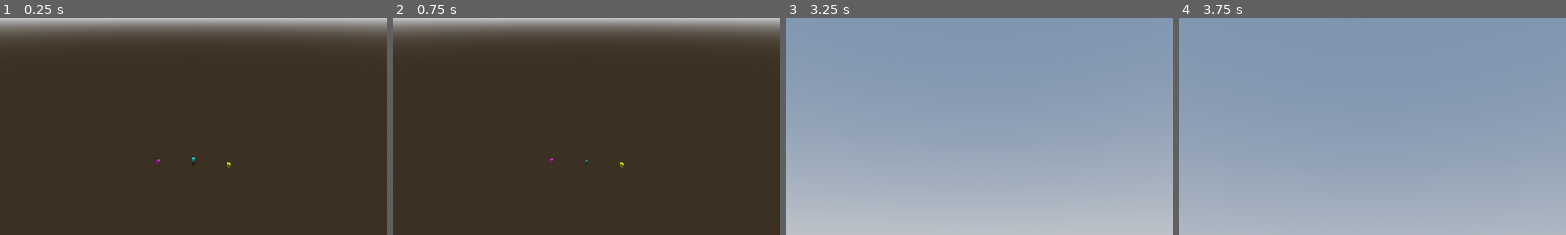
Above: before the commit, frames 1-4 (left to right).
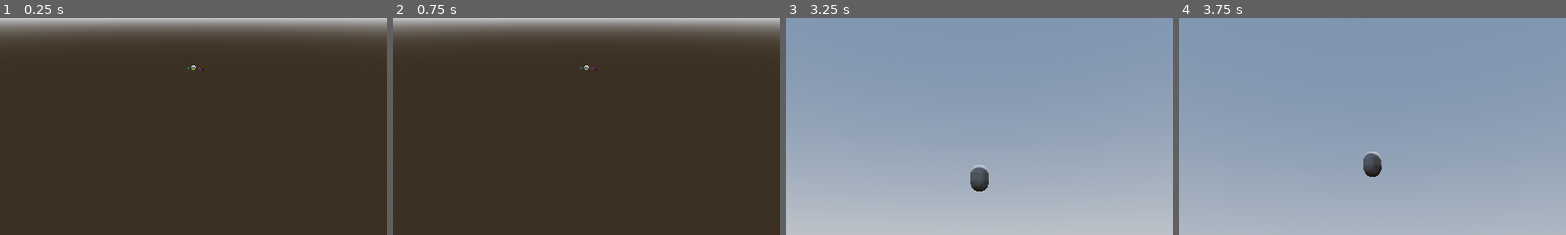
Above: after the commit, the same moments.

Repository: westonkelliher/GetHeavy
Game: Godot game, scene res://world.tscn
Two runs of this game, one before a commit and one after it. Both use one fixed random seed, a clock stepped at 60 frames per second and the inputs below.
Inputs (mouse positions are % of the whole screen's width and height, from its top left):
- Up to frame 1 (0.25 s): no input
- Up to frame 2 (0.75 s): tap Enter at 0.5 s; move the mouse to (45, 70) at 0.52 s; tap Space (heavy) at 0.6 s; click (45, 70) at 0.67 s
- Up to frame 3 (3.25 s): tap Space (heavy) at 1.25, 1.35, 2.1, 2.75, 2.85 s; move the mouse to (57, 51) at 1.27 s; click (57, 51) at 1.42 s; tap Enter at 2 s; move the mouse to (42, 49) at 2.02 s; click (42, 49) at 2.17 s; move the mouse to (51, 50) at 2.77 s; click (51, 50) at 2.92 s
- Up to frame 4 (3.75 s): move the mouse to (46, 48) at 3.52 s; tap Space (heavy) at 3.6 s; click (46, 48) at 3.67 s
The pictures show only the part of the screen within x 25-75%, y 50-100%; the shares and areas given below are measured in that part.

The runs differ from the first frame. In frame 1, 0.1% of the frame differs, in the area x 40-60%, y 21-70%; in frame 2, 0.1%; in frame 3, 0.5%, in the area x 47-53%, y 67-80%; in frame 4, 0.5%.

Commit message:
my own noise terrain; bouta revamp collision physics

Diff:
--- a/calc.gd
+++ b/calc.gd
@@ -59,3 +59,14 @@
 	#
 	#print('--- ' + str(down_proj.normalized()) + ' ---')
 	return down_proj.normalized()
+
+
+
+# # # return theta (positive for up hill)
+func get_ground_slope_in_dir_at(dir_x: float, dir_z: float, world_x: float, world_z: float) -> float:
+	# just take two heights and do trig on the rise over run
+	var h1 := get_ground_y(world_x, world_z)
+	var h2 := get_ground_y(world_x + dir_x, world_z + dir_z)
+	var rise := h2 - h1
+	var run := Vector2(dir_x, dir_z).length()
+	return atan(rise/run)
--- a/height_floor.gd
+++ b/height_floor.gd
@@ -1,6 +1,6 @@
 extends StaticBody3D
 
-@export var amplitude: float  = 10.0                  # ± height (metres)
+@export var amplitude: float  = 12.0                  # ± height (metres)
 @export var size:      Vector2i = Vector2i(256, 256)  # height‑map resolution
 
 signal terrain_ready
--- a/player.gd
+++ b/player.gd
@@ -2,15 +2,18 @@
 extends CharacterBody3D
 
 
-const HIGH_GRAV := 10.0
+const HIGH_GRAV := 20.0
 const LOW_GRAV := 3.0
 
 const HIGH_FRIC := 0.005
 const LOW_FRIC := 0.1
 
-const RELEASE_BOOST := 0.4
+const RELEASE_BOOST_FLAT := 0.4
+const RELEASE_BOOST_RATIO := 0.2
+const RELEASE_LIFT := 1.0 # dotted with up vel
 
 var is_heavy := false
+var grounded := false
 
 func _ready() -> void:
 	print('ready')
@@ -27,13 +30,18 @@
 
 
 func _input(event: InputEvent) -> void:
-	const rb = RELEASE_BOOST
+	const rbf := RELEASE_BOOST_FLAT
+	const rbr := RELEASE_BOOST_RATIO
+	const rl := RELEASE_LIFT
 	if Input.is_action_just_pressed("heavy"):
 		is_heavy = true
-		velocity *= velocity.length() / (velocity.length() + rb)
+		velocity *= (1.0 - rbr)
+		velocity *= velocity.length() / (velocity.length() + rbf)
 	if Input.is_action_just_released("heavy"):
 		is_heavy = false
-		velocity *= (velocity.length() + rb) / velocity.length()
+		velocity *= 1/(1-rbr)
+		velocity *= (velocity.length() + rbf) / velocity.length()
+		velocity += Vector3.UP * max(0, Vector3.UP.dot(velocity.normalized())) * rl
 
 
 #### Physics ####
@@ -41,26 +49,49 @@
 	#velocity = Vector3.FORWARD
 	# TODO: handle momentum change when hitting the floor
 	phys_snap_help(delta)
+	#self.floor_snap_length = 0.1
 	phys_grav(delta)
+	phys_sloping(delta) # lift a bit if we go convex
+	var vy := velocity.y
 	move_and_slide()
+	velocity.y = vy
 	#if is_on_floor():
 		#apply_floor_snap()
 	phys_friction(delta)
+
+
+#func phys_move_and_slide(delta: float) -> void:
+	#$Cast.target_position = velocity
+	#if $Cast.is_colliding():
+
 
 func phys_snap_help(delta: float) -> void:
 	if is_heavy:
 		self.floor_snap_length = 0.4
 	elif velocity.normalized().dot(Vector3.DOWN) > 0.3:
-		self.floor_snap_length = 0.02
+		self.floor_snap_length = 0.05
 	else:
 		self.floor_snap_length = 0.0
+
+func phys_sloping(delta: float) -> void:
+	var v := velocity
+	v = 0.1*v/sqrt(v.length())
+	var p := position
+	var slope1 := Calc.get_ground_slope_in_dir_at(v.x, v.z, p.x, p.z)
+	var slope2 := Calc.get_ground_slope_in_dir_at(v.x, v.z, p.x+v.x, p.z+v.z)
+	$Debug/Ray2.target_position = v*5.0
+	var m: StandardMaterial3D = $Debug/Ray2/C.mesh.material
+	if slope1 < slope2:
+		m.albedo_color = Color(1.0, 0.0, 0.0)
+	else:
+		m.albedo_color = Color(0.5, 0.5, 0.5)
+
 
 func phys_grav(delta: float) -> void:
 	var grav := LOW_GRAV
 	if is_heavy:
 		grav = HIGH_GRAV
 	if not is_on_floor():
-		print('airborn')
 		velocity += Vector3.DOWN*grav*delta
 	else:
 		var downhill := Calc.get_downward_vector(global_position.x, global_position.z)
@@ -68,7 +99,10 @@
 			return
 		var dh_acc := downhill * downhill.dot(Vector3.DOWN) * grav
 		$Debug/Ray.target_position = dh_acc * 0.5/sqrt(dh_acc.length())
+		print('---')
+		print(velocity.y)
 		velocity += dh_acc * delta
+		print(velocity.y)
 
 func phys_friction(delta: float) -> void:
 	var fric := LOW_FRIC
--- a/player.tscn
+++ b/player.tscn
@@ -1,6 +1,15 @@
-[gd_scene load_steps=12 format=3 uid="uid://kwdxei0hwcaj"]
+[gd_scene load_steps=15 format=3 uid="uid://kwdxei0hwcaj"]
 
 [ext_resource type="Script" uid="uid://bwx6oedgihcku" path="res://player.gd" id="1_4flbx"]
+
+[sub_resource type="StandardMaterial3D" id="StandardMaterial3D_sweqy"]
+transparency = 1
+albedo_color = Color(1, 1, 0, 0.392157)
+
+[sub_resource type="CapsuleMesh" id="CapsuleMesh_2hs0m"]
+material = SubResource("StandardMaterial3D_sweqy")
+radius = 0.04
+height = 0.1
 
 [sub_resource type="StandardMaterial3D" id="StandardMaterial3D_4flbx"]
 transparency = 1
@@ -42,6 +51,8 @@
 
 [sub_resource type="SphereMesh" id="SphereMesh_4flbx"]
 
+[sub_resource type="SphereShape3D" id="SphereShape3D_onrkg"]
+
 [node name="Player" type="CharacterBody3D"]
 floor_max_angle = 1.5708
 script = ExtResource("1_4flbx")
@@ -50,7 +61,7 @@
 transform = Transform3D(1, 0, 0, 0, 1, 0, 0, 0, 1, 0, 1, 0)
 
 [node name="SpringArm" type="SpringArm3D" parent="Q"]
-spring_length = 3.0
+spring_length = 5.0
 
 [node name="Cam" type="Node3D" parent="Q/SpringArm"]
 
@@ -58,7 +69,15 @@
 transform = Transform3D(1, 0, 0, 0, 1, 0, 0, 0, 1, 0, 0.1, 0)
 
 [node name="Ray" type="RayCast3D" parent="Debug"]
+transform = Transform3D(1, 0, 0, 0, 1, 0, 0, 0, 1, 0, -0.530375, 0)
 target_position = Vector3(0, 0, -1)
+
+[node name="Ray2" type="RayCast3D" parent="Debug"]
+target_position = Vector3(0, 0, -1)
+
+[node name="C" type="MeshInstance3D" parent="Debug/Ray2"]
+mesh = SubResource("CapsuleMesh_2hs0m")
+skeleton = NodePath("../..")
 
 [node name="Marks" type="Node3D" parent="Debug"]
 
@@ -89,3 +108,7 @@
 transform = Transform3D(1, 0, 0, 0, 1, 0, 0, 0, 1, 0, 1, 0)
 visible = false
 mesh = SubResource("SphereMesh_4flbx")
+
+[node name="Cast" type="ShapeCast3D" parent="."]
+shape = SubResource("SphereShape3D_onrkg")
+target_position = Vector3(0, 0.2, -0.4)
--- /dev/null
+++ b/sin_body.gd
@@ -0,0 +1,43 @@
+@tool
+class_name SinBody
+extends StaticBody3D
+
+#const VERTICE_SPACING := 0.5
+const AMPLITUDE := 3.0
+const WIDTH := 32
+const SIZE: Vector2i = Vector2i(WIDTH+1, WIDTH+1)
+const STITCH_DIST: int = 10
+
+
+func _ready() -> void:
+	$Shape.shape = build_collision_shape(position.x, position.z)
+
+func build_collision_shape(offset_x: float, offset_y: float) -> HeightMapShape3D:
+	var heights := PackedFloat32Array()
+	heights.resize(SIZE.x*SIZE.y)
+	#
+	for y in range(SIZE.y):
+		for x in range(SIZE.x):
+			heights[y * SIZE.x + x] = height_equation(x + offset_x, y + offset_y) * AMPLITUDE
+	#
+	var new_shape := HeightMapShape3D.new()
+	new_shape.map_width = SIZE.x
+	new_shape.map_depth = SIZE.y
+	new_shape.map_data = heights
+	#
+	return new_shape
+
+# pass in world x,y
+func height_equation(x: float, y: float) -> float:
+	var v := Vector2(x,y)
+	var b1 := noise_equation(x, y)
+	var v_course := v.rotated(PI/4)/6.0 + Vector2(20,20)
+	var b2 := noise_equation(v_course.x, v_course.y)
+	var v_fine := v.rotated(PI/3)*2.5  + Vector2(-20,20)
+	var b3 := noise_equation(v_fine.x, v_fine.y)
+	return b1 + 1.8*b2 + 0.3*b3*max(0, sqrt(b1))
+
+func noise_equation(x: float, y: float) -> float:
+	var base := sin(x/5) + 0.05*sin(x/7+.4) + 0.05*sin(x/1.4+.8) + 0.4*sin(y/3) \
+		+ 0.2*sin(x/4+y/2) + 0.2*sin(x/2-y/4) + 1.0*cos(x/20+y/25)
+	return base
--- /dev/null
+++ b/sin_body.tscn
@@ -0,0 +1,8 @@
+[gd_scene load_steps=2 format=3 uid="uid://73ilbnhtiyeh"]
+
+[ext_resource type="Script" uid="uid://dvww27uyavn1w" path="res://sin_body.gd" id="1_7kq0v"]
+
+[node name="SinBody" type="StaticBody3D"]
+script = ExtResource("1_7kq0v")
+
+[node name="Shape" type="CollisionShape3D" parent="."]
--- /dev/null
+++ b/sin_shape.tscn
@@ -0,0 +1,8 @@
+[gd_scene load_steps=2 format=3 uid="uid://7ej1ctiy7sos"]
+
+[sub_resource type="GDScript" id="GDScript_cyb0d"]
+script/source = "@tool
+"
+
+[node name="SinShape" type="CollisionShape3D"]
+script = SubResource("GDScript_cyb0d")
--- /dev/null
+++ b/terrain.gd
@@ -0,0 +1,16 @@
+@tool
+
+extends Node3D
+
+func _ready() -> void:
+	print('start')
+	if get_tree().current_scene == self or Engine.is_editor_hint():
+		print('hey')
+		build_terrain()
+
+func build_terrain() -> void:
+	for y in range(-5,5):
+		for x in range(-5,5):
+			var q: SinBody = preload("res://sin_body.tscn").instantiate()
+			q.position = Vector3(x*32, 0, y*32)
+			add_child(q)
--- /dev/null
+++ b/terrain.tscn
@@ -0,0 +1,6 @@
+[gd_scene load_steps=2 format=3 uid="uid://dmddvsb2d3rcu"]
+
+[ext_resource type="Script" uid="uid://s0yvhogm11sr" path="res://terrain.gd" id="1_206su"]
+
+[node name="Terrain" type="Node3D"]
+script = ExtResource("1_206su")
--- a/world.gd
+++ b/world.gd
@@ -28,10 +28,11 @@
 	start_world()
 
 func start_world() -> void:
-	$HeightFloor.noise_init_heights()#5.0)
-	await $HeightFloor.terrain_ready
+	#$HeightFloor.noise_init_heights()#5.0)
+	#await $HeightFloor.terrain_ready
+	$Terrain.build_terrain()
 	var p: Vector3 = $Player.position
 	print(Calc.get_ground_y(p.x, p.z, [$Player.get_rid()]))
-	$Player.position.y = Calc.get_ground_y(p.x, p.z, [$Player.get_rid()]) + 0.5
+	$Player.position.y = Calc.get_ground_y(p.x, p.z, [$Player.get_rid()]) + 20.0
 	print($Player.position)
 	print($Player.global_position)
--- a/world.tscn
+++ b/world.tscn
@@ -1,8 +1,8 @@
 [gd_scene load_steps=8 format=3 uid="uid://c6bcxo8hc140d"]
 
 [ext_resource type="Script" uid="uid://bt6p33gc8jgjd" path="res://world.gd" id="1_aqk2v"]
-[ext_resource type="PackedScene" uid="uid://cggyho1wc1osu" path="res://height_floor.tscn" id="2_fj7yv"]
 [ext_resource type="PackedScene" uid="uid://dkebfqxf1ilwp" path="res://my_camera.tscn" id="2_tlwt5"]
+[ext_resource type="PackedScene" uid="uid://dmddvsb2d3rcu" path="res://terrain.tscn" id="4_036b0"]
 [ext_resource type="PackedScene" uid="uid://kwdxei0hwcaj" path="res://player.tscn" id="4_aqk2v"]
 
 [sub_resource type="ProceduralSkyMaterial" id="ProceduralSkyMaterial_fj7yv"]
@@ -30,8 +30,6 @@
 
 [node name="MyCamera" parent="." instance=ExtResource("2_tlwt5")]
 
-[node name="HeightFloor" parent="." instance=ExtResource("2_fj7yv")]
-
 [node name="Projectiles" type="Node3D" parent="."]
 
 [node name="Enemies" type="Node3D" parent="."]
@@ -53,5 +51,8 @@
 text = "Restart"
 
 [node name="Player" parent="." instance=ExtResource("4_aqk2v")]
+transform = Transform3D(1, 0, 0, 0, 1, 0, 0, 0, 1, 0, 50.9646, 0)
+
+[node name="Terrain" parent="." instance=ExtResource("4_036b0")]
 
 [connection signal="pressed" from="Button" to="." method="_on_button_pressed"]
Not shown, added: sin_body.gd.uid
Not shown, added: terrain.gd.uid
